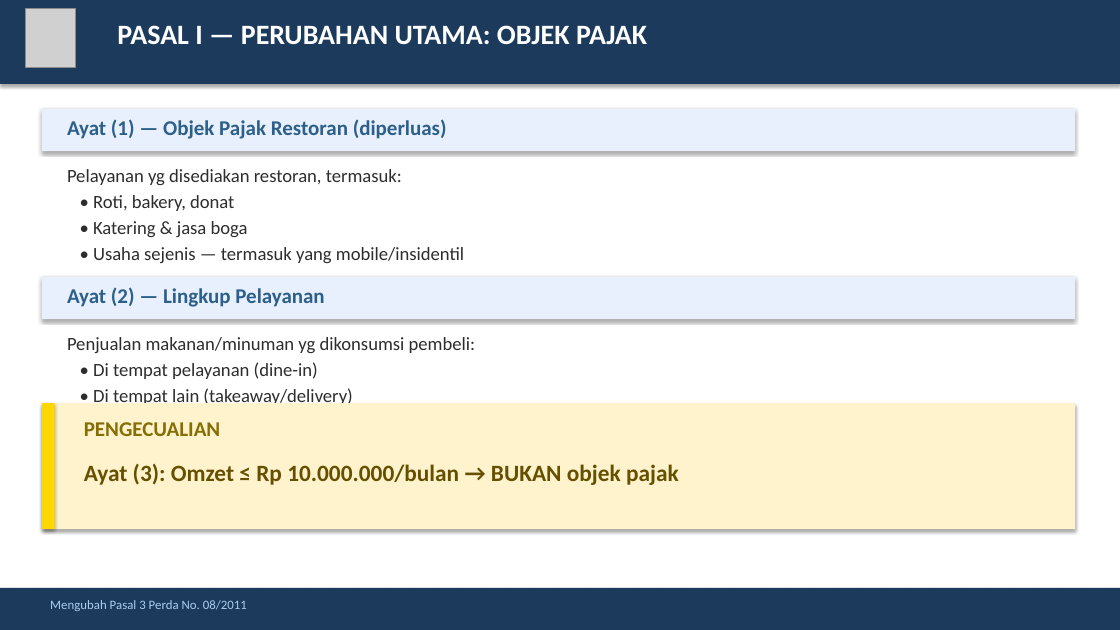
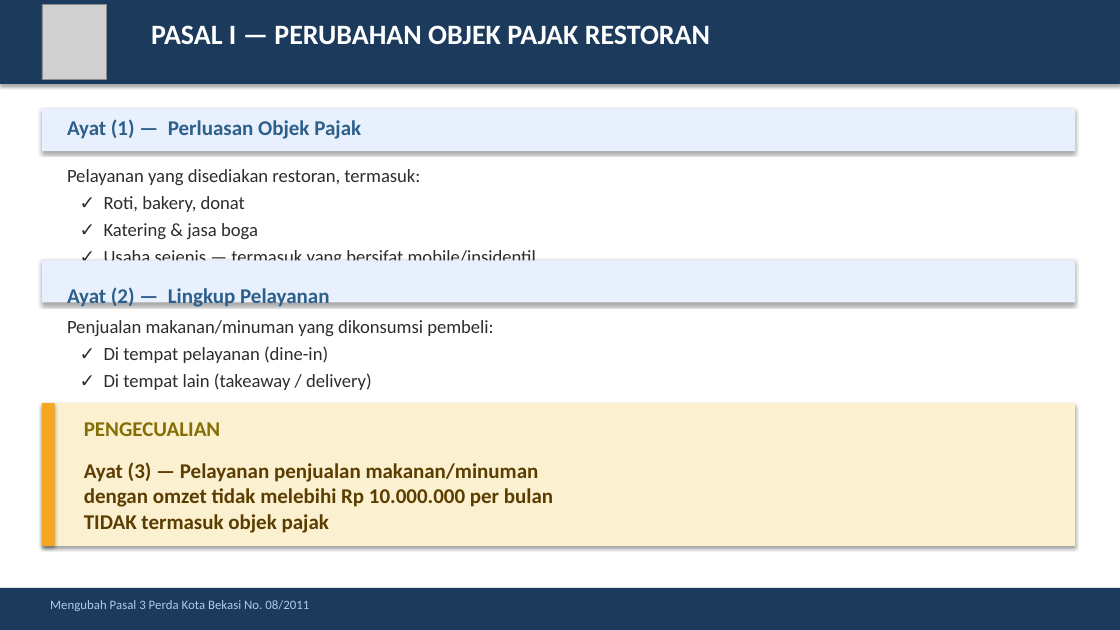
Before and after one commit to rahadiana/coba_ppt, a slide deck: slide 3 of Ringkasan_Perda_Bekasi_No_14_2018.pptx. Drawn at 1120x630 pixels with LibreOffice and Linux fonts; fonts in the diff are those of the drawing; grey boxes stand for pictures. Boxes give left, top, right and bottom in pixels: in the first picture for what was removed or moved away, otherwise in the second. Text is boxed around its words. In the diff, an @@ line names an element or a change of style, - is before the commit and + after.

Commit message:
fix: perbesar logo Kota Bekasi di semua slide

```diff
--- a/Ringkasan_Perda_Bekasi_No_14_2018.pptx
+++ b/Ringkasan_Perda_Bekasi_No_14_2018.pptx
@@ picture: place and size @@
-picture at (25,8,76,67)
+picture at (42,4,107,80)
@@ text at (151,25,710,44): text changed @@
-PASAL I — PERUBAHAN UTAMA: OBJEK PAJAK
+PASAL I — PERUBAHAN OBJEK PAJAK RESTORAN
@@ text at (67,119,361,139): text changed @@
-Ayat (1) — Objek Pajak Restoran (diperluas)
+Ayat (1) — Perluasan Objek Pajak
@@ text at (67,169,536,261): text changed @@
-Pelayanan yg disediakan restoran, termasuk:
-• Roti, bakery, donat
-• Katering & jasa boga
-• Usaha sejenis — termasuk yang mobile/insidentil
+Pelayanan yang disediakan restoran, termasuk:
+✓ Roti, bakery, donat
+✓ Katering & jasa boga
+✓ Usaha sejenis — termasuk yang bersifat mobile/insidentil
@@ rectangle: place and size @@
-rectangle at (42,277,1075,319)
+rectangle at (42,260,1075,302)
@@ text "Ayat (2) — Lingkup Pelayanan" rewrapped from (67,287,324,307) to (67,288,329,310) @@
@@ text at (67,320,493,390): text changed @@
-Penjualan makanan/minuman yg dikonsumsi pembeli:
-• Di tempat pelayanan (dine-in)
-• Di tempat lain (takeaway/delivery)
+Penjualan makanan/minuman yang dikonsumsi pembeli:
+✓ Di tempat pelayanan (dine-in)
+✓ Di tempat lain (takeaway / delivery)
@@ rectangle: place and size @@
-rectangle at (42,403,1075,529)
+rectangle at (42,403,1075,546)
@@ rectangle at (42,403,1075,546): fill #FFF3CD to #FBF0D0 @@
@@ rectangle: place and size @@
-rectangle at (42,403,55,529)
+rectangle at (42,403,55,546)
@@ rectangle at (42,403,55,546): fill #FFD700 to #F5A623 @@
@@ text at (84,462,553,533): text changed; size 20 to 18 pt; text colour #665000 to #5C3D00 @@
-Ayat (3): Omzet ≤ Rp 10.000.000/bulan → BUKAN objek pajak
+Ayat (3) — Pelayanan penjualan makanan/minuman
+dengan omzet tidak melebihi Rp 10.000.000 per bulan
+TIDAK termasuk objek pajak
@@ text at (50,600,309,611): text changed @@
-Mengubah Pasal 3 Perda No. 08/2011
+Mengubah Pasal 3 Perda Kota Bekasi No. 08/2011
```
Also in this commit, not shown: 4 other slides changed.
